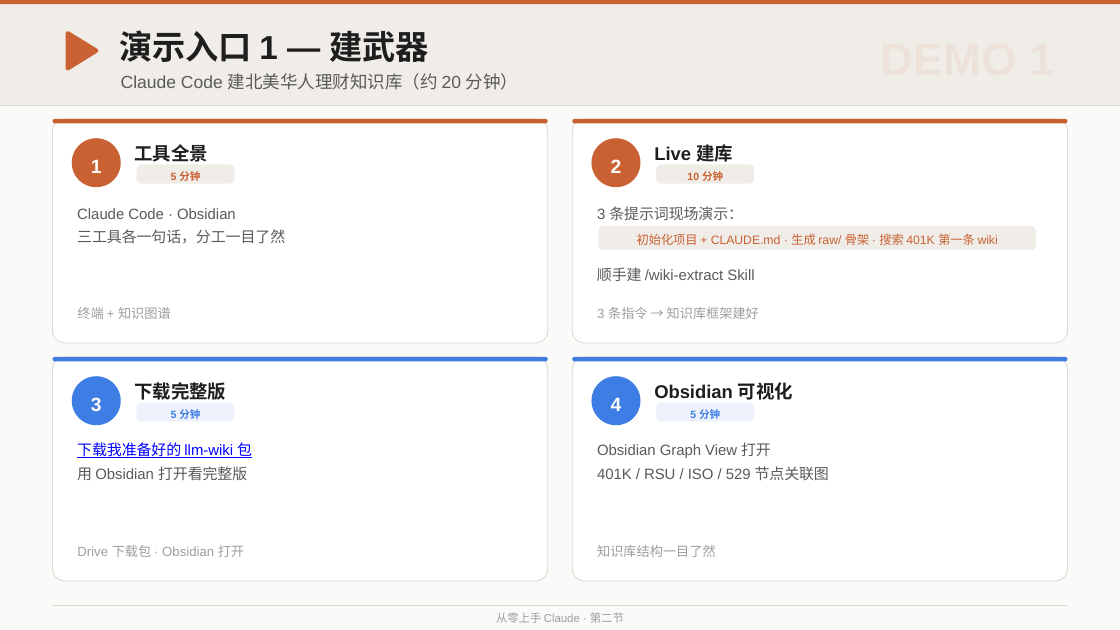
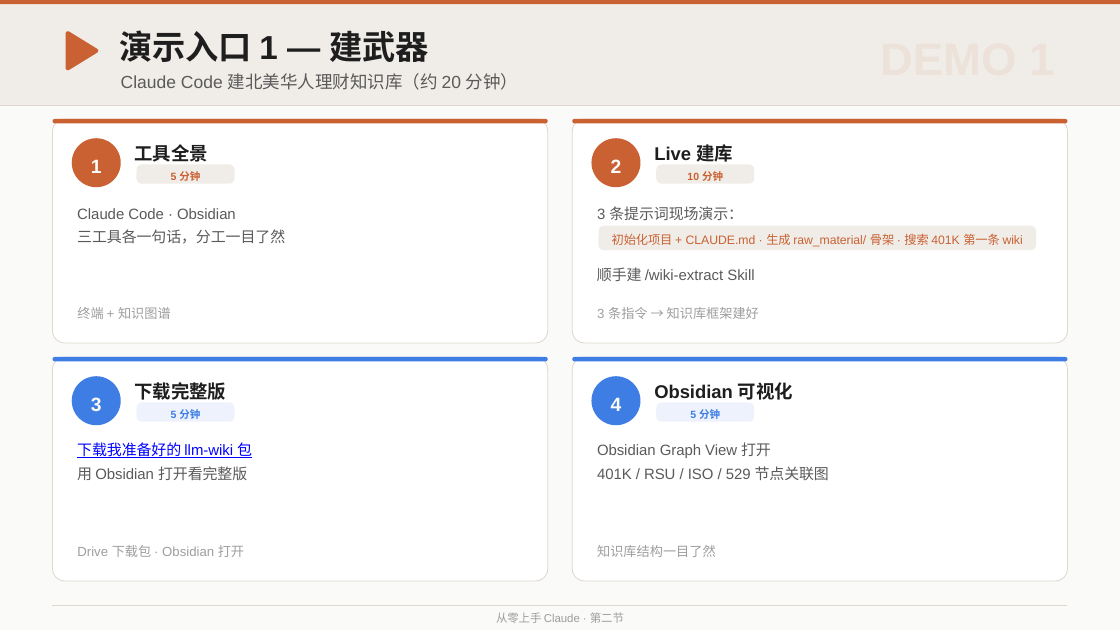
Before and after one commit to austinxyz/course-portal, a slide deck: slide 14 of dl/claude_course_s2.pptx. Drawn at 1120x630 pixels with LibreOffice and Linux fonts; fonts in the diff are those of the drawing. Boxes give left, top, right and bottom in pixels: in the first picture for what was removed or moved away, otherwise in the second. Text is boxed around its words. In the diff, an @@ line names an element or a change of style, - is before the commit and + after.

```diff
--- a/dl/claude_course_s2.pptx
+++ b/dl/claude_course_s2.pptx
@@ text at <box>612,233,1023,247</box>: text changed @@
-初始化项目 + CLAUDE.md · 生成 raw/ 骨架 · 搜索 401K 第一条 wiki
+初始化项目 + CLAUDE.md · 生成 raw_material/ 骨架 · 搜索 401K 第一条 wiki
```
Also in this commit, not shown: 4 other slides changed, 6 other files.
